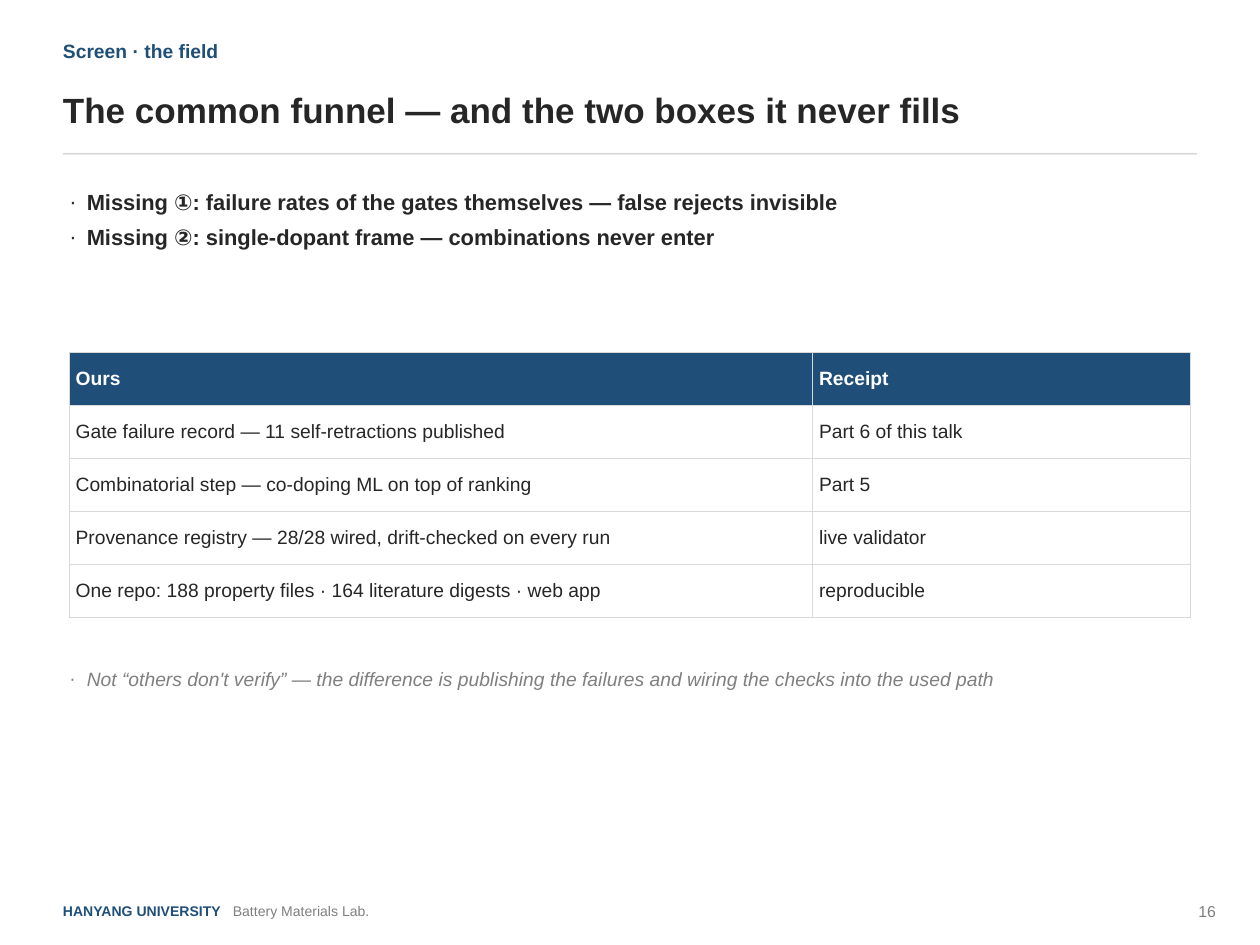
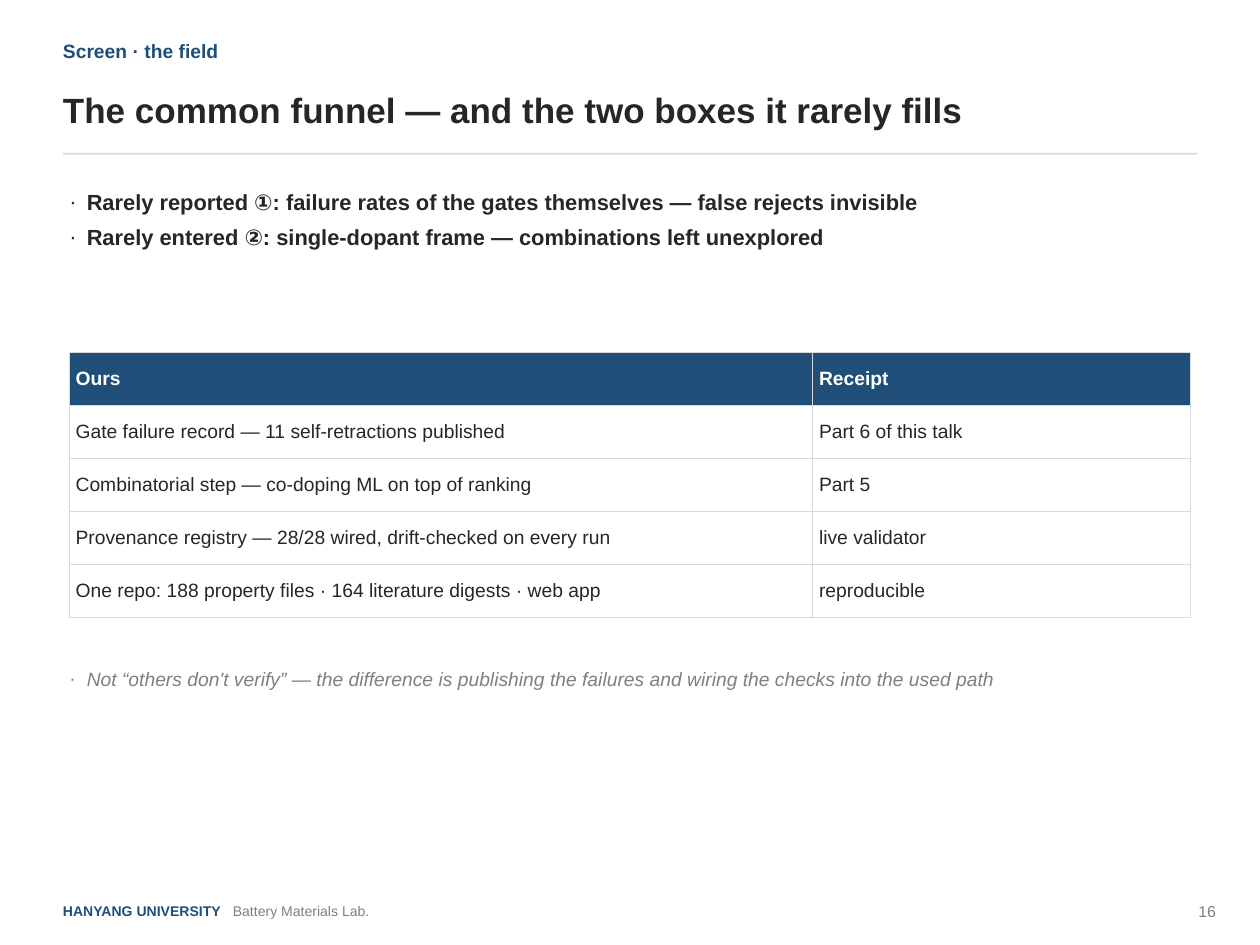
Before and after one commit to yonghoon7153-source/Yonghoon-DEM-DFT, a slide deck: slide 16 of kb/seminars/Research_Seminar_2026_08_v3.pptx. Drawn at 1260x945 pixels with LibreOffice and Linux fonts; fonts in the diff are those of the drawing. Boxes give left, top, right and bottom in pixels: in the first picture for what was removed or moved away, otherwise in the second. Text is boxed around its words. In the diff, an @@ line names an element or a change of style, - is before the commit and + after.

```diff
--- a/kb/seminars/Research_Seminar_2026_08_v3.pptx
+++ b/kb/seminars/Research_Seminar_2026_08_v3.pptx
@@ text at box(63, 97, 962, 130): text changed @@
-The common funnel — and the two boxes it never fills
+The common funnel — and the two boxes it rarely fills
@@ text at box(87, 194, 917, 250): text changed @@
-· Missing ①: failure rates of the gates themselves — false rejects invisible
-· Missing ②: single-dopant frame — combinations never enter
+· Rarely reported ①: failure rates of the gates themselves — false rejects invisible
+· Rarely entered ②: single-dopant frame — combinations left unexplored
```
Also in this commit, not shown: 34 other slides changed, 1 slide added, 1 other file.
